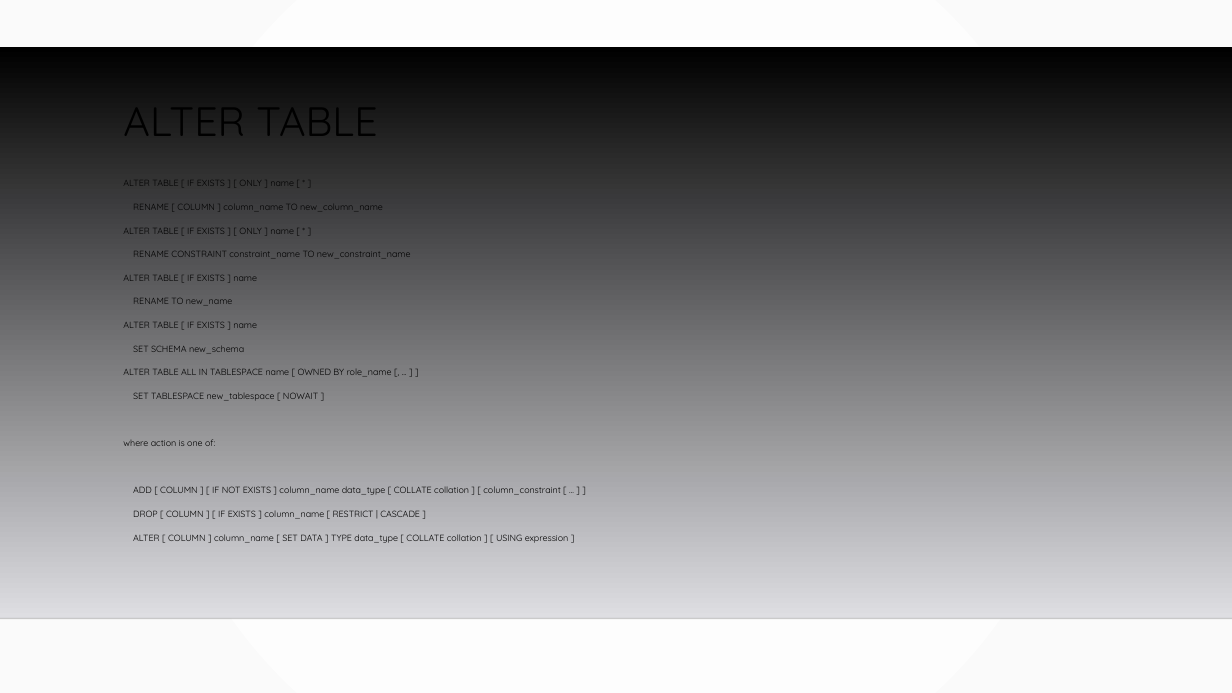
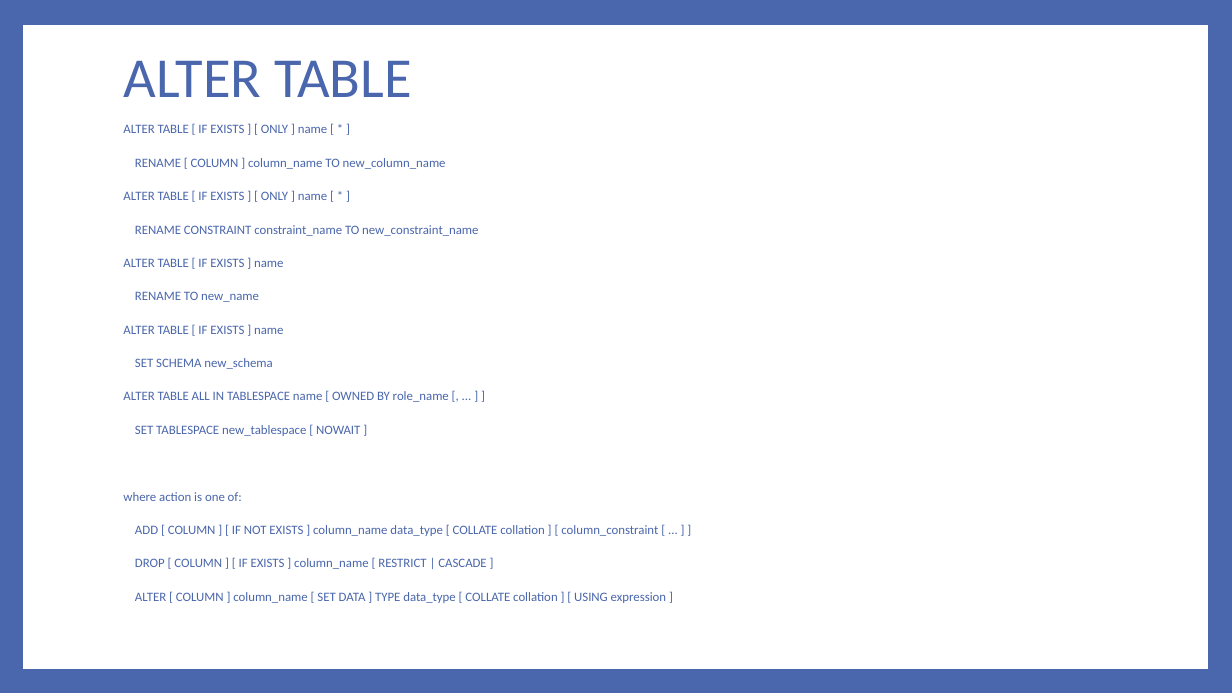
Before and after one commit to MGIS-UMN/GIS5577_week3, a slide deck: slide 15 of Database_Management.odp. Drawn at 1232x693 pixels with LibreOffice and Linux fonts; fonts in the diff are those of the drawing; background and template pictures are left out. Boxes give left, top, right and bottom in pixels: in the first picture for what was removed or moved away, otherwise in the second. Text is boxed around its words. In the diff, an @@ line names an element or a change of style, - is before the commit and + after.

```diff
--- a/Database_Management.odp
+++ b/Database_Management.odp
@@ background gradient #FFFFFF to #FAFAFA to #4A66AC @@
@@ freeform shape resized from (x1=0, y1=47, x2=1232, y2=618) to (x1=23, y1=25, x2=1208, y2=670) @@
@@ freeform shape at (x1=23, y1=25, x2=1208, y2=670): fill gradient #000000 to #DEDEE2 to #FFFFFF @@
@@ title "ALTER TABLE" moved from (x1=123, y1=88, x2=377, y2=149) to (x1=123, y1=60, x2=412, y2=97) @@
@@ title "ALTER TABLE" at (x1=123, y1=60, x2=412, y2=97): size 32 to 44 pt, font Quicksand to Calibri, text colour #000000 to #4A66AC; vertical alignment top to middle @@
@@ text "ALTER TABLE [ IF EXISTS ..." moved from (x1=123, y1=176, x2=569, y2=543) to (x1=123, y1=124, x2=666, y2=603) @@
@@ text "ALTER TABLE [ IF EXISTS ..." at (x1=123, y1=124, x2=666, y2=603): size 7 to 10 pt, font Quicksand to Calibri, text colour #000000 to #4A66AC; more space between paragraphs @@
@@ line removed from (0, 618) to (1232, 618) @@
```
Also in this commit, not shown: 38 other slides changed.
